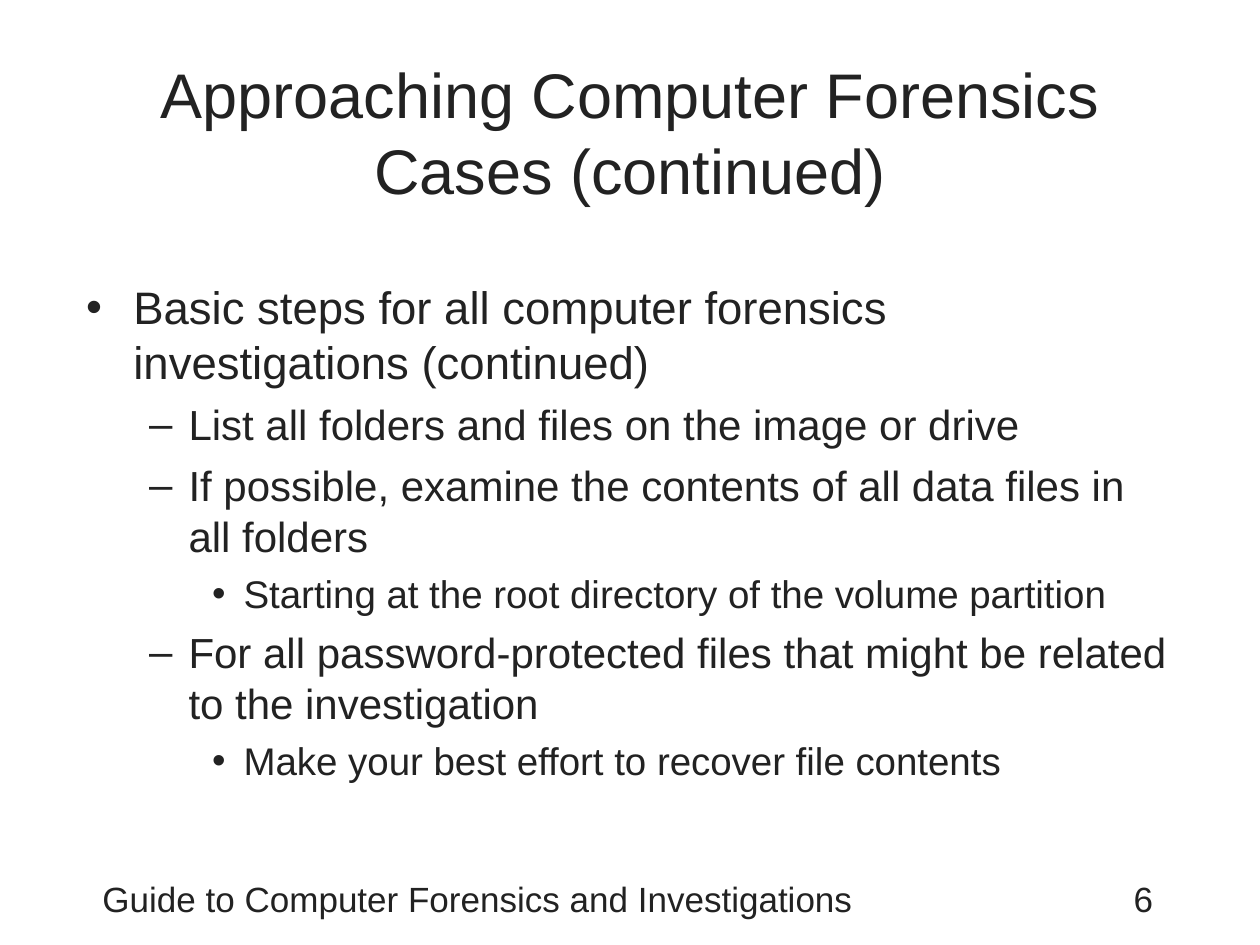
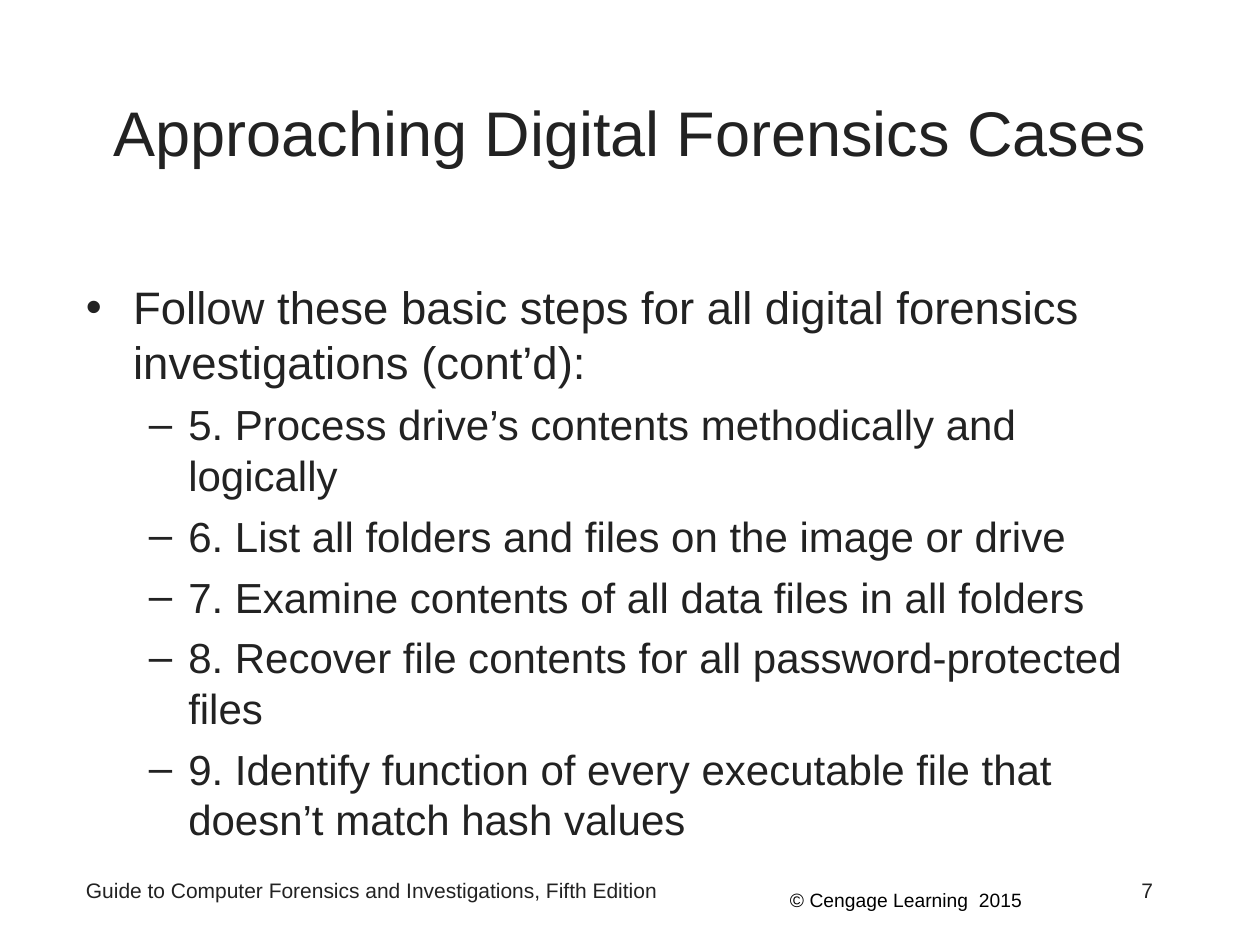
Before and after one commit to Emadalsuwat/emadalsuwat.github.io, a slide deck: slide 7 of computerforensics/Chapter9.ppt (slide 6 before the commit). Drawn at 1260x945 pixels with LibreOffice and Linux fonts; fonts in the diff are those of the drawing. Boxes give left, top, right and bottom in pixels: in the first picture for what was removed or moved away, otherwise in the second. Text is boxed around its words. In the diff, an @@ line names an element or a change of style, - is before the commit and + after.

```diff
--- a/computerforensics/Chapter9.ppt
+++ b/computerforensics/Chapter9.ppt
@@ title at (113,110,1146,167): text changed @@
-Approaching Computer Forensics Cases (continued)
+Approaching Digital Forensics Cases
@@ text at (133,291,1122,836): text changed @@
-• Basic steps for all computer forensics investigations (continued)
-  – List all folders and files on the image or drive
-  – If possible, examine the contents of all data files in all folders
-    • Starting at the root directory of the volume partition
-  – For all password-protected files that might be related to the investigation
-    • Make your best effort to recover file contents
+• Follow these basic steps for all digital forensics investigations (cont’d):
+  – 5. Process drive’s contents methodically and logically
+  – 6. List all folders and files on the image or drive
+  – 7. Examine contents of all data files in all folders
+  – 8. Recover file contents for all password-protected files
+  – 9. Identify function of every executable file that doesn’t match hash values
@@ text at (86,882,657,903): text changed; size 20 to 12 pt @@
-Guide to Computer Forensics and Investigations
+Guide to Computer Forensics and Investigations, Fifth Edition
@@ text added at (810,893,1022,911), 11 pt, text #000000 @@
+© Cengage Learning 2015
@@ page number removed at (1134,887,1153,913) @@
-6
@@ page number added at (1141,883,1153,898), 12 pt, text #222222 @@
+7
```
Also in this commit, not shown: 20 other slides changed, 26 slides added, 34 slides removed, 7 other files.
